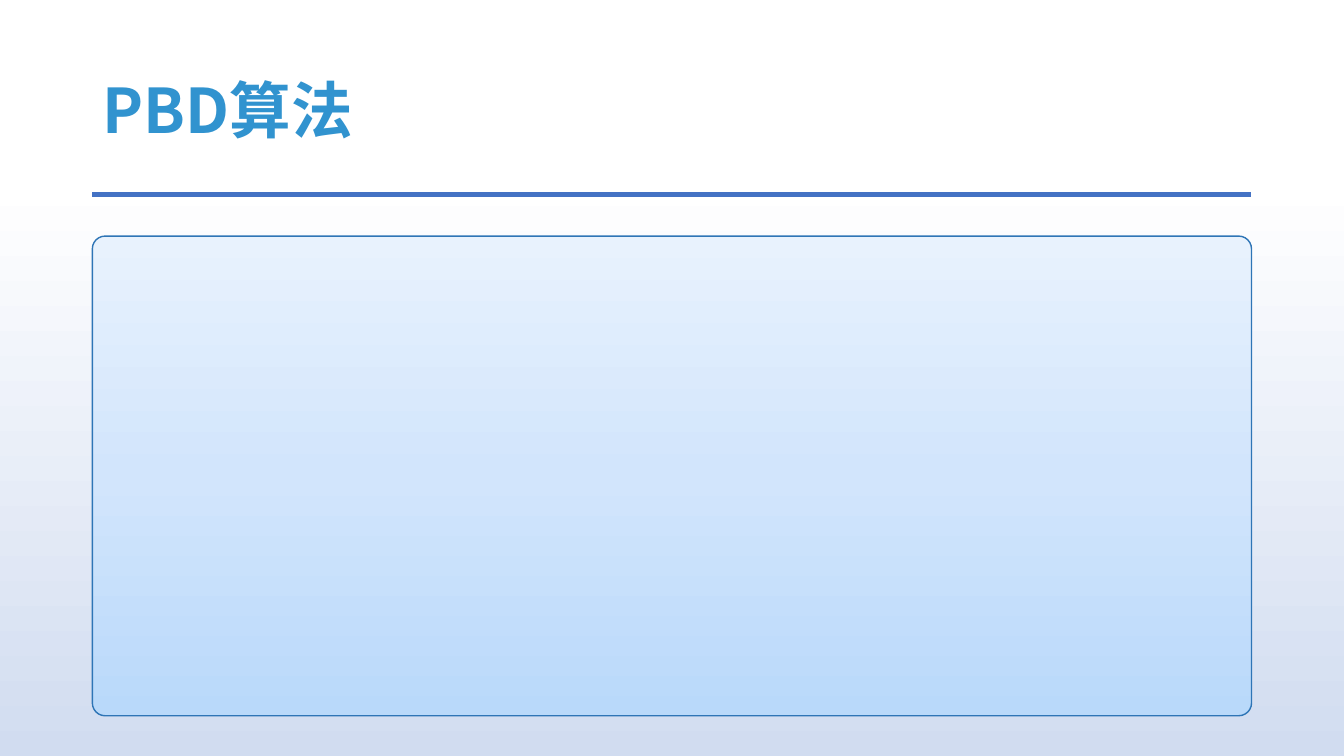
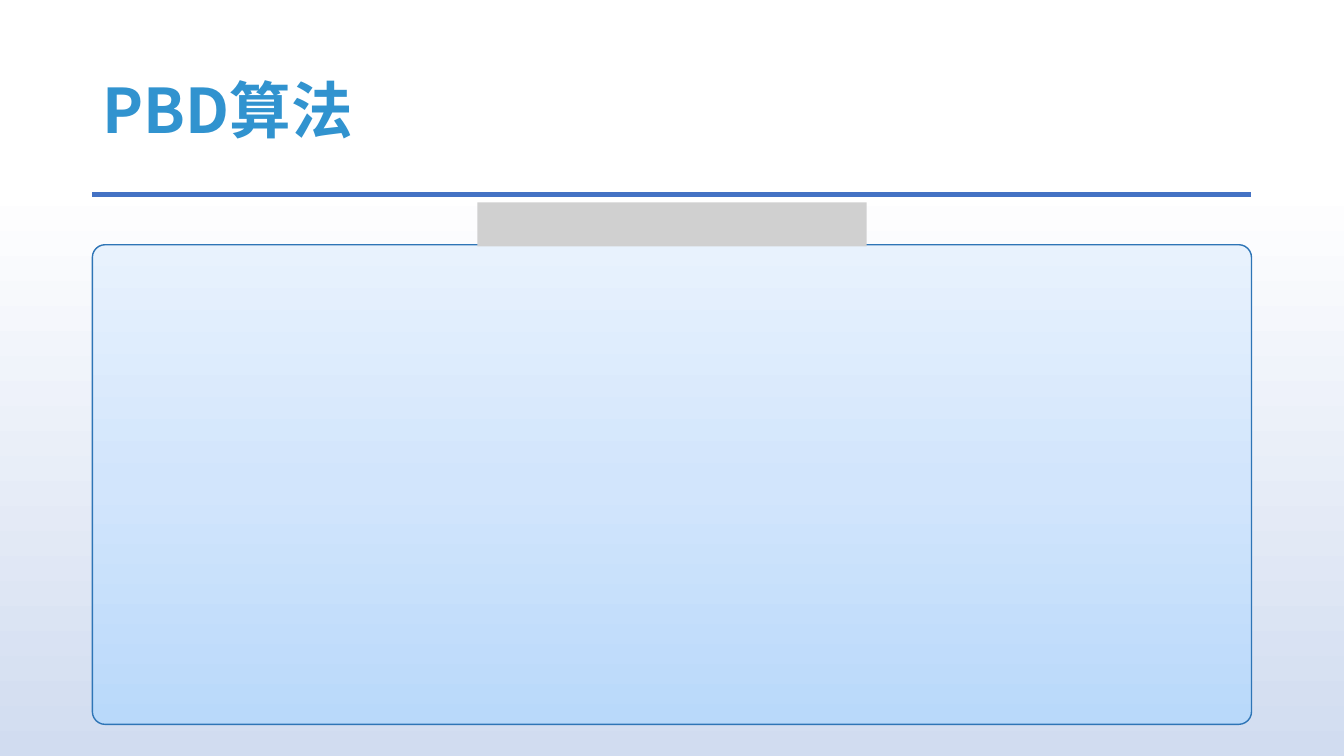
Before and after one commit to answerear/UnityFluid, a slide deck: slide 4 of doc/流体模拟入门分享-Part II.pptx (slide 22 before the commit). Drawn at 1344x756 pixels with LibreOffice and Linux fonts; fonts in the diff are those of the drawing; grey boxes stand for pictures. Boxes give left, top, right and bottom in pixels: in the first picture for what was removed or moved away, otherwise in the second. Text is boxed around its words. In the diff, an @@ line names an element or a change of style, - is before the commit and + after.

```diff
--- a/doc/流体模拟入门分享-Part II.pptx
+++ b/doc/流体模拟入门分享-Part II.pptx
@@ picture added at (x1=478, y1=203, x2=867, y2=247) @@
@@ rounded rectangle moved from (x1=93, y1=236, x2=1252, y2=716) to (x1=93, y1=245, x2=1252, y2=725) @@
```
Also in this commit, not shown: 6 other slides changed, 5 slides added, 24 slides removed, 1 other file.
